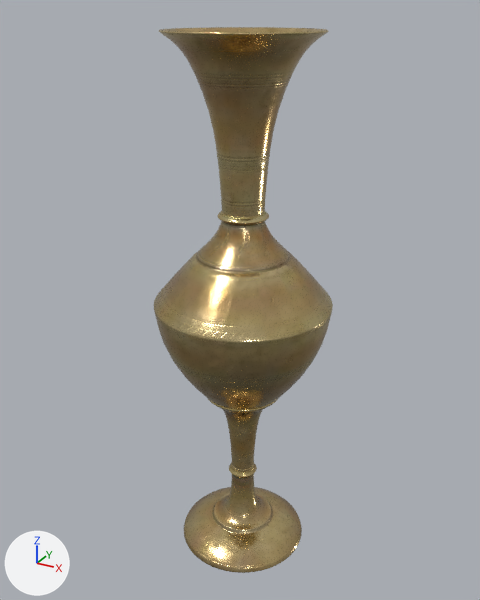
Renders of the glTF model public/models/brass_vase_01/brass_vase_01_1k.gltf from each side of a commit.
One viewpoint serves both versions: a 50 mm lens placed at (0.372, -0.685, 0.715), pointed at (-0.008, 0.007, 0.37). Lighting does not change. The marker at lower left points along +X, +Y and +Z. The older version comes first.

The scene before the commit, as lines of its bpy script (objects in view):
```python
mat_brass_vase_001 = bpy.data.materials.new('brass_vase_001')
mat_brass_vase_001.use_nodes = True; mat_brass_vase_001.node_tree.nodes.clear()
_N = mat_brass_vase_001.node_tree.nodes; _L = mat_brass_vase_001.node_tree.links
n0 = _N.new('ShaderNodeBsdfPrincipled'); n0.name = 'Principled BSDF'
n1 = _N.new('ShaderNodeOutputMaterial'); n1.name = 'Material Output'
n2 = _N.new('ShaderNodeTexImage'); n2.name = 'Image Texture'
n2.image = img_brass_vase_01_diff
n3 = _N.new('ShaderNodeSeparateColor'); n3.name = 'Separate Color'
n4 = _N.new('ShaderNodeTexImage'); n4.name = 'Image Texture.001'
n4.image = img_brass_vase_01_metal_brass_vase_01_rough
n5 = _N.new('ShaderNodeNormalMap'); n5.name = 'Normal Map'
n5.uv_map = 'UVMap'
n6 = _N.new('ShaderNodeTexImage'); n6.name = 'Image Texture.002'
n6.image = img_brass_vase_01_nor_gl
_L.new(n0.outputs[0], n1.inputs[0])  # 'BSDF' to 'Surface'
_L.new(n2.outputs[0], n0.inputs[0])  # 'Color' to 'Base Color'
_L.new(n3.outputs[2], n0.inputs[1])  # 'Blue' to 'Metallic'
_L.new(n3.outputs[1], n0.inputs[2])  # 'Green' to 'Roughness'
_L.new(n4.outputs[0], n3.inputs[0])  # 'Color' to 'Color'
_L.new(n5.outputs[0], n0.inputs[5])  # 'Normal' to 'Normal'
_L.new(n6.outputs[0], n5.inputs[1])  # 'Color' to 'Color'
me_circle_001 = bpy.data.meshes.new('Circle.001')
me_circle_001.from_pydata(...)  # 10913 vertices, 21440 faces; spans x -0.114..0.114, y -0.114..0.114, z 0.001..0.694
me_circle_001.materials.append(mat_brass_vase_001)
ob_brass_vase_01 = bpy.data.objects.new('brass_vase_01', me_circle_001)
ob_brass_vase_01.location = (0.0, 0.0, 0.0)
```
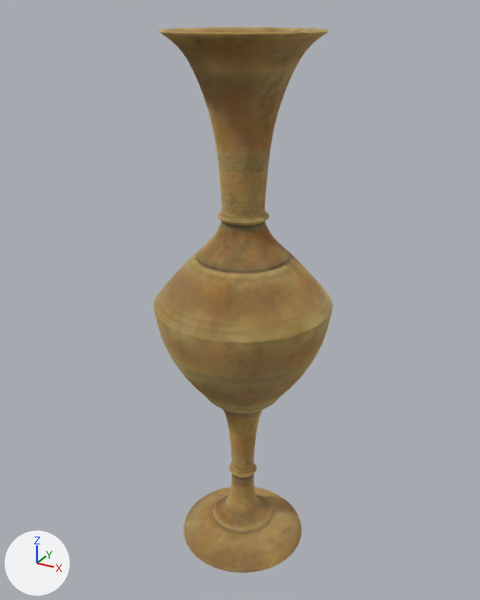
Changed parts and their boxes (x1, y1, x2, y2) in the pictures (480 x 600 px):
'brass_vase_01', surface changed
    both: (154, 27, 333, 573)

Edits to the bpy script that builds the scene:
```text
Change mat_brass_vase_001:
    remove # nodes: BsdfPrincipled, NormalMap, OutputMaterial, SeparateColor, TexImage x3
    nodes: BsdfPrincipled, OutputMaterial, TexImage
    remove # uses the picture img_brass_vase_01_metal_brass_vase_01_rough
    remove # uses the picture img_brass_vase_01_nor_gl
```
